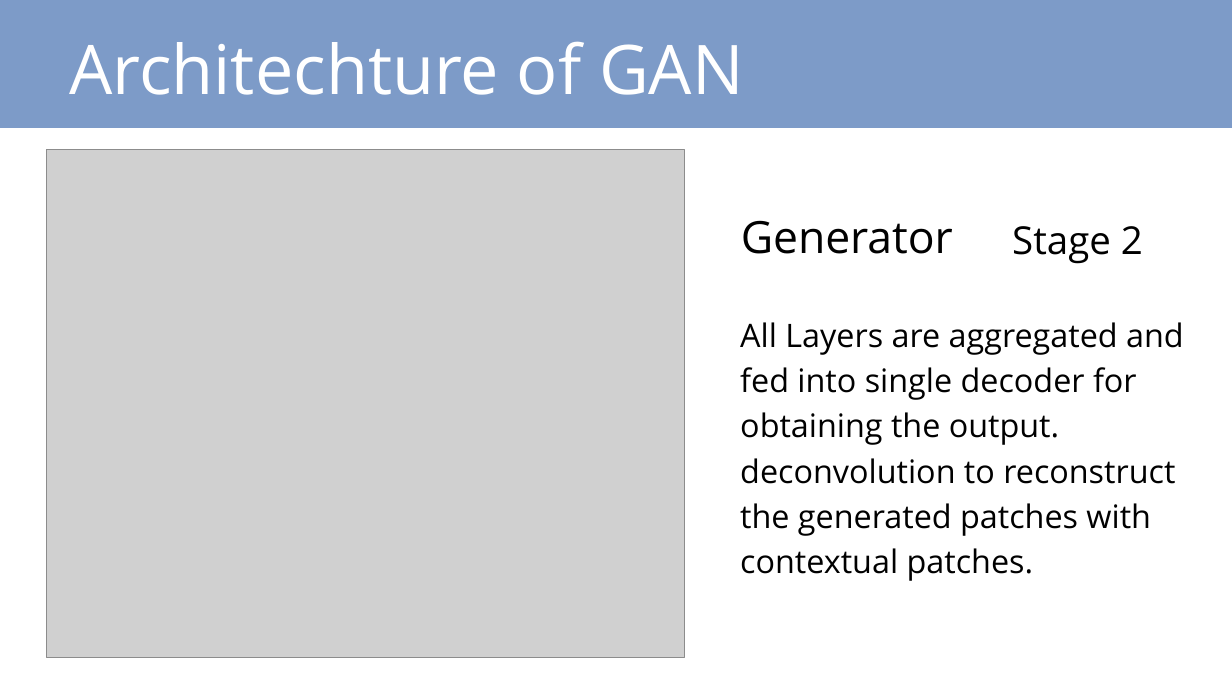
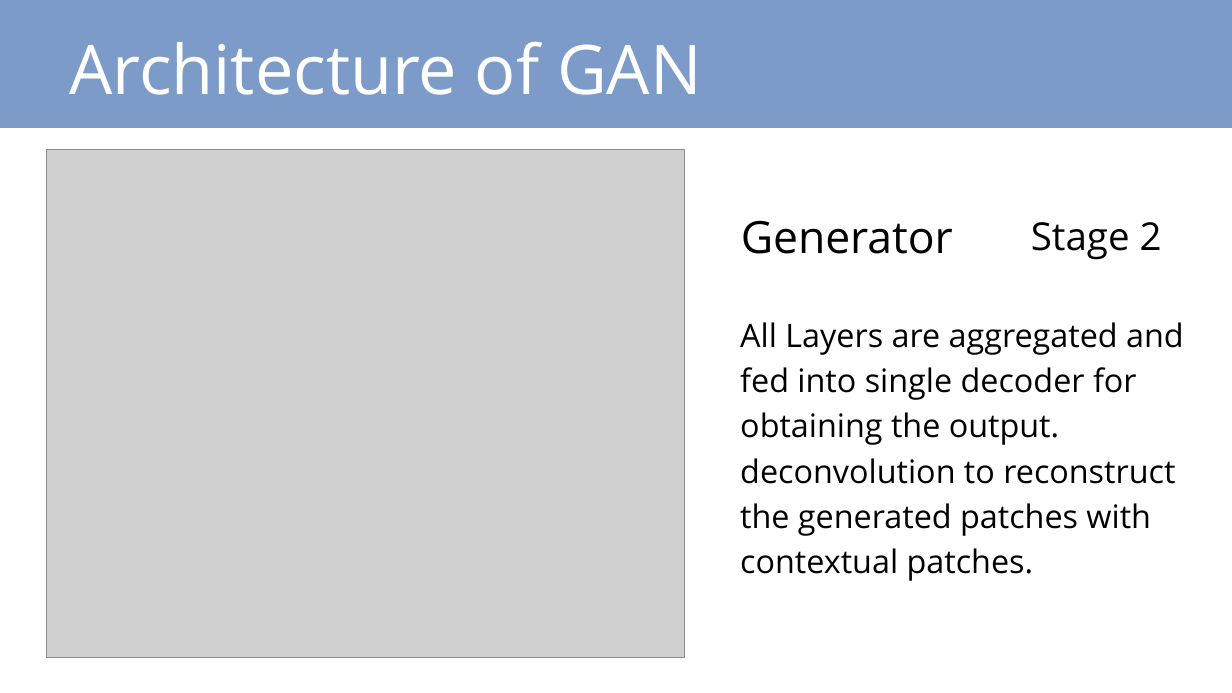
Before and after one commit to its-charan-here/SWIR---Satellite-Image-Reconstruction, a slide deck: slide 8 of NM391 The Ones n Zeros.pptx. Drawn at 1232x693 pixels with LibreOffice and Linux fonts; fonts in the diff are those of the drawing; grey boxes stand for pictures. Boxes give left, top, right and bottom in pixels: in the first picture for what was removed or moved away, otherwise in the second. Text is boxed around its words. In the diff, an @@ line names an element or a change of style, - is before the commit and + after.

Commit message:
Added ppt and pdf

```diff
--- a/NM391 The Ones n Zeros.pptx
+++ b/NM391 The Ones n Zeros.pptx
@@ text at box(69, 41, 702, 95): text changed @@
-Architechture of GAN
+Architecture of GAN
@@ text "Stage 2": place and size @@
-text "Stage 2" at box(1012, 226, 1143, 264)
+text "Stage 2" at box(1031, 222, 1162, 260)
```
Also in this commit, not shown: 9 other slides changed, 1 other file.
